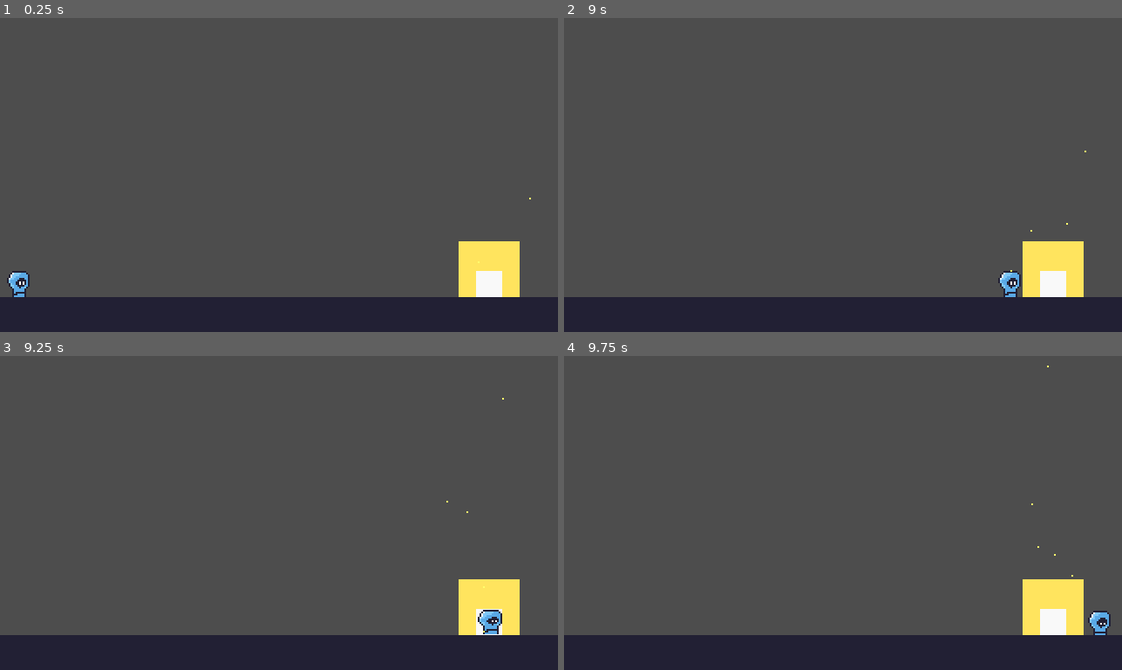
Above: before the commit, frames 1-4 (two rows, left to right).
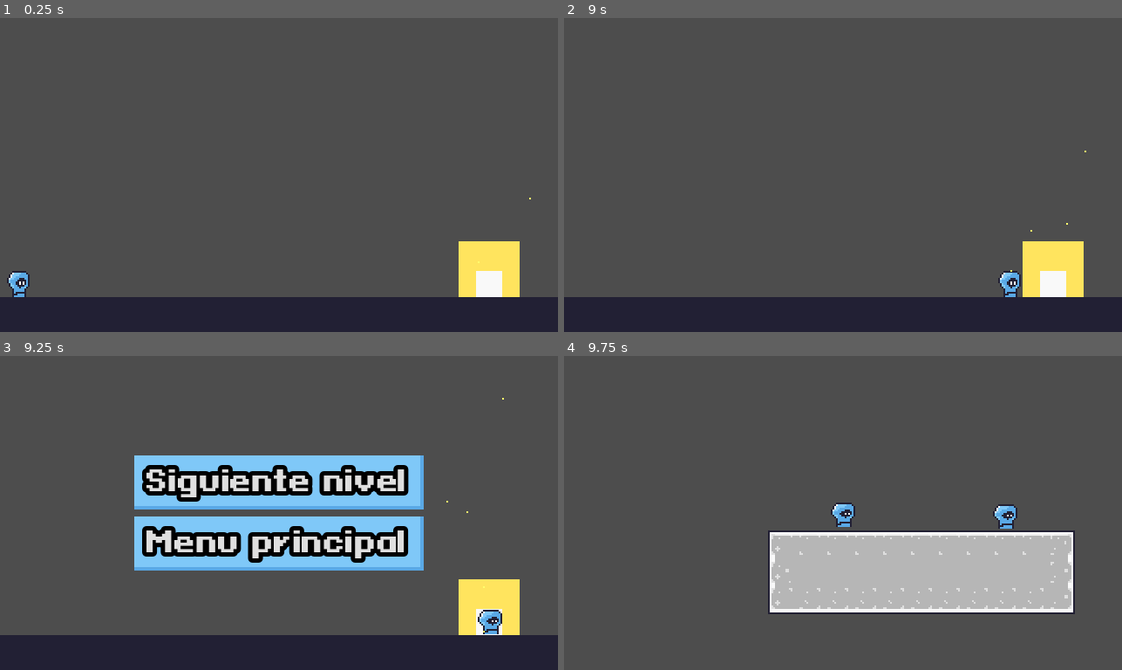
Above: after the commit, the same moments.

Repository: Alexoga9/Lame_Jam
Game: Godot game, scene res://Scenas/lv_1.tscn
Two runs of this game, one before a commit and one after it. Both use one fixed random seed, a clock stepped at 60 frames per second and the inputs below. This scene is started directly instead of the project's main scene.
Inputs (mouse positions are in pixels of both pictures, inside the frame that each line leads up to):
- Up to frame 1 (0.25 s): no input
- Up to frame 2 (9 s): tap Enter at 0.5 s; hold D (mover_derecha) 0.53-2.03 s; tap Space (saltar) at 0.77, 1.52, 3.02, 3.77, 4.52, 6.02, 6.77, 7.52 s; hold A (mover_izquierda) 2.03-2.78 s; hold D (mover_derecha) 2.78-4.28 s; hold A (mover_izquierda) 4.28-5.03 s; hold D (mover_derecha) 5.03-5.78 s; hold A (mover_izquierda) 5.78-7.28 s; hold D (mover_derecha) from 7.28 s (still down)
- Up to frame 3 (9.25 s): keep holding D (mover_derecha); tap Space (saltar) at 9.02 s
- Up to frame 4 (9.75 s): release D (mover_derecha) at 9.5 s; click (843, 481) at 9.5 s, where only the run after the commit has a clickable "Siguiente nivel"

Frames 1-2 are identical in both runs. In frame 3, 18% of the frame differs, in the area x 24-76%, y 31-69%; in frame 4, 27%, in the area x 0-100%, y 3-100%.

Commit message:
Pantalla de victoria
Area 2D de la meta reconoce al jugador y sale un pop de la pantalla de victoria.

Diff:
--- a/Jugador/bubblemancer.tscn
+++ b/Jugador/bubblemancer.tscn
@@ -8,6 +8,7 @@
 
 [node name="Bubblemancer" type="CharacterBody2D"]
 disable_mode = 2
+collision_layer = 2
 script = ExtResource("1_w6ivw")
 
 [node name="Animacion" type="AnimatedSprite2D" parent="."]
--- a/Scenas/Triggers/Ganar/area_de_victoria.gd
+++ b/Scenas/Triggers/Ganar/area_de_victoria.gd
@@ -1,5 +1,8 @@
 extends Area2D
 
+@export var pantalla : Control
 
 func _on_body_entered(body):
 	print("Ganaste :D")
+	print (body.name)
+	pantalla.visible = true
--- a/Scenas/Triggers/Ganar/area_de_victoria.tscn
+++ b/Scenas/Triggers/Ganar/area_de_victoria.tscn
@@ -5,6 +5,7 @@
 [sub_resource type="RectangleShape2D" id="RectangleShape2D_luta5"]
 
 [node name="Area de victoria" type="Area2D"]
+collision_mask = 2
 script = ExtResource("1_ei70d")
 
 [node name="CollisionShape2D" type="CollisionShape2D" parent="."]
--- /dev/null
+++ b/Scenas/Triggers/Ganar/pantalla_de_victoria.gd
@@ -0,0 +1,20 @@
+extends Control
+
+@export_file() var siguiente_nivel
+# Called when the node enters the scene tree for the first time.
+func _ready():
+	self.visible = false
+
+
+# Called every frame. 'delta' is the elapsed time since the previous frame.
+func _process(_delta):
+	pass
+
+
+
+func _on_siguiente_nivel_pressed():
+	get_tree().change_scene_to_file(siguiente_nivel)
+
+
+func _on_menu_principal_pressed():
+	get_tree().change_scene_to_file("res://Menu UI/Menu Principal/menu_principal.tscn")
--- /dev/null
+++ b/Scenas/Triggers/Ganar/pantalla_de_victoria.tscn
@@ -0,0 +1,43 @@
+[gd_scene load_steps=3 format=3 uid="uid://b4uyxgfgxgtli"]
+
+[ext_resource type="Script" path="res://Scenas/Triggers/Ganar/pantalla_de_victoria.gd" id="1_wd3d1"]
+[ext_resource type="Theme" uid="uid://buvxrjjcletgk" path="res://Menu UI/Menu Principal/Theme/theme_menu_principal.tres" id="2_xa3xv"]
+
+[node name="Pantalla de victoria" type="Control"]
+layout_mode = 3
+anchors_preset = 15
+anchor_right = 1.0
+anchor_bottom = 1.0
+grow_horizontal = 2
+grow_vertical = 2
+script = ExtResource("1_wd3d1")
+siguiente_nivel = "res://Jugador/mundo_prueba.tscn"
+
+[node name="VBoxContainer" type="VBoxContainer" parent="."]
+layout_mode = 1
+anchors_preset = -1
+anchor_left = 0.5
+anchor_top = 0.683
+anchor_right = 0.5
+anchor_bottom = 0.683
+offset_left = -62.5
+offset_top = -65.94
+offset_right = 62.5
+offset_bottom = 0.0599976
+grow_horizontal = 2
+grow_vertical = 2
+
+[node name="Siguiente nivel" type="Button" parent="VBoxContainer"]
+layout_mode = 2
+size_flags_vertical = 3
+theme = ExtResource("2_xa3xv")
+text = " Siguiente nivel "
+
+[node name="Menu principal" type="Button" parent="VBoxContainer"]
+layout_mode = 2
+size_flags_vertical = 3
+theme = ExtResource("2_xa3xv")
+text = " Menu principal "
+
+[connection signal="pressed" from="VBoxContainer/Siguiente nivel" to="." method="_on_siguiente_nivel_pressed"]
+[connection signal="pressed" from="VBoxContainer/Menu principal" to="." method="_on_menu_principal_pressed"]
--- a/Scenas/lv_1.tscn
+++ b/Scenas/lv_1.tscn
@@ -1,9 +1,10 @@
-[gd_scene load_steps=7 format=4 uid="uid://t8xhbfrbjwsu"]
+[gd_scene load_steps=8 format=4 uid="uid://t8xhbfrbjwsu"]
 
 [ext_resource type="PackedScene" uid="uid://7slf76pp6ve8" path="res://Jugador/bubblemancer.tscn" id="1_3o6ub"]
 [ext_resource type="Texture2D" uid="uid://bupu41tp52h7g" path="res://Assets/Sprite/TileSet ideas.png" id="2_xek83"]
 [ext_resource type="PackedScene" uid="uid://be3u1fixawhu6" path="res://Scenas/particulas_del_portal.tscn" id="3_kjlxf"]
 [ext_resource type="PackedScene" uid="uid://dy3a76gv8onru" path="res://Scenas/Triggers/Ganar/area_de_victoria.tscn" id="4_ncqcs"]
+[ext_resource type="PackedScene" uid="uid://b4uyxgfgxgtli" path="res://Scenas/Triggers/Ganar/pantalla_de_victoria.tscn" id="5_74xvu"]
 
 [sub_resource type="TileSetAtlasSource" id="TileSetAtlasSource_ws2us"]
 texture = ExtResource("2_xek83")
@@ -55,6 +56,8 @@
 tile_map_data = PackedByteArray("AAAAAAsAAAAIAAAAAAAAAAoAAAAIAAAAAAABAAoAAAAIAAAAAAACAAoAAAAIAAAAAAADAAoAAAAIAAAAAAAEAA …(656 unchanged characters)…
 tile_set = SubResource("TileSet_hf0yk")
 
+[node name="Pantalla de victoria" parent="." instance=ExtResource("5_74xvu")]
+
 [node name="Bubblemancer" parent="." instance=ExtResource("1_3o6ub")]
 position = Vector2(11, 150)
 velocidad = 100.0
@@ -63,5 +66,6 @@
 [node name="Particulas del portal" parent="." instance=ExtResource("3_kjlxf")]
 position = Vector2(279, 138)
 
-[node name="Area de victoria" parent="." instance=ExtResource("4_ncqcs")]
+[node name="Area de victoria" parent="." node_paths=PackedStringArray("pantalla") instance=ExtResource("4_ncqcs")]
 position = Vector2(281, 150)
+pantalla = NodePath("../Pantalla de victoria")
